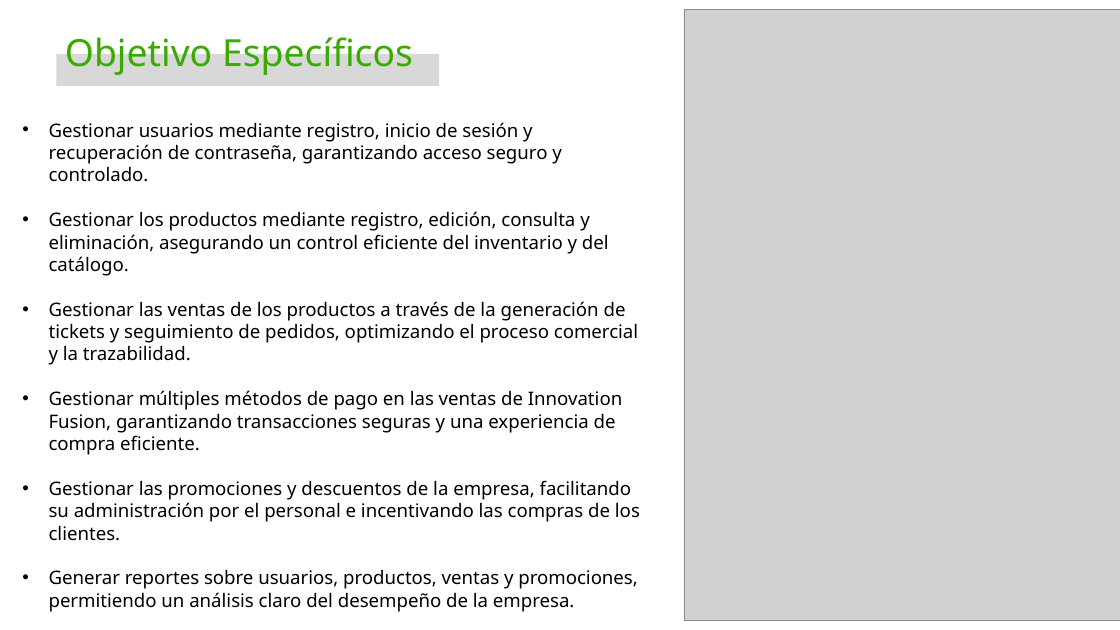
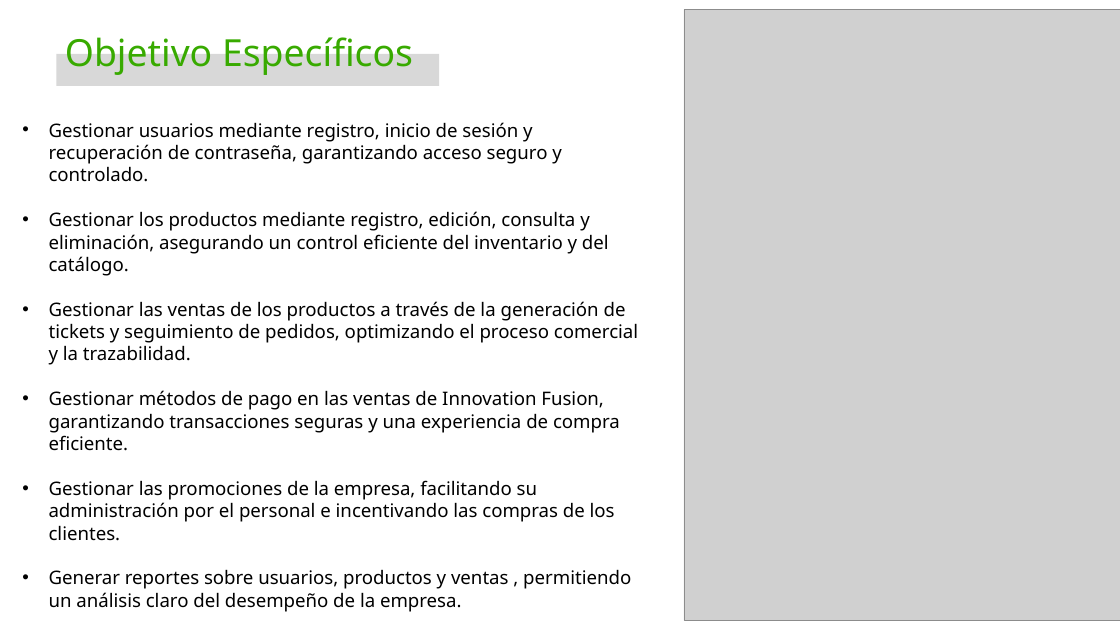
Before and after one commit to Katherin-22/zefiro, a slide deck: slide 9 of 01_proyecto/trim1/01_contextualizacion_proyecto/Presentación del Proyecto.pptx. Drawn at 1120x630 pixels with LibreOffice and Linux fonts; fonts in the diff are those of the drawing; grey boxes stand for pictures; background and template pictures are left out. Boxes give left, top, right and bottom in pixels: in the first picture for what was removed or moved away, otherwise in the second. Text is boxed around its words. In the diff, an @@ line names an element or a change of style, - is before the commit and + after.

```diff
--- a/01_proyecto/trim1/01_contextualizacion_proyecto/Presentación del Proyecto.pptx
+++ b/01_proyecto/trim1/01_contextualizacion_proyecto/Presentación del Proyecto.pptx
@@ text at (x1=49, y1=390, x2=631, y2=612): text changed @@
-• Gestionar múltiples métodos de pago en las ventas de Innovation Fusion, garantizando transacciones seguras y una experiencia de compra eficiente.
-• Gestionar las promociones y descuentos de la empresa, facilitando su administración por el personal e incentivando las compras de los clientes.
-• Generar reportes sobre usuarios, productos, ventas y promociones, permitiendo un análisis claro del desempeño de la empresa.
+• Gestionar métodos de pago en las ventas de Innovation Fusion, garantizando transacciones seguras y una experiencia de compra eficiente.
+• Gestionar las promociones de la empresa, facilitando su administración por el personal e incentivando las compras de los clientes.
+• Generar reportes sobre usuarios, productos y ventas , permitiendo un análisis claro del desempeño de la empresa.
```
Also in this commit, not shown: 5 other files.
